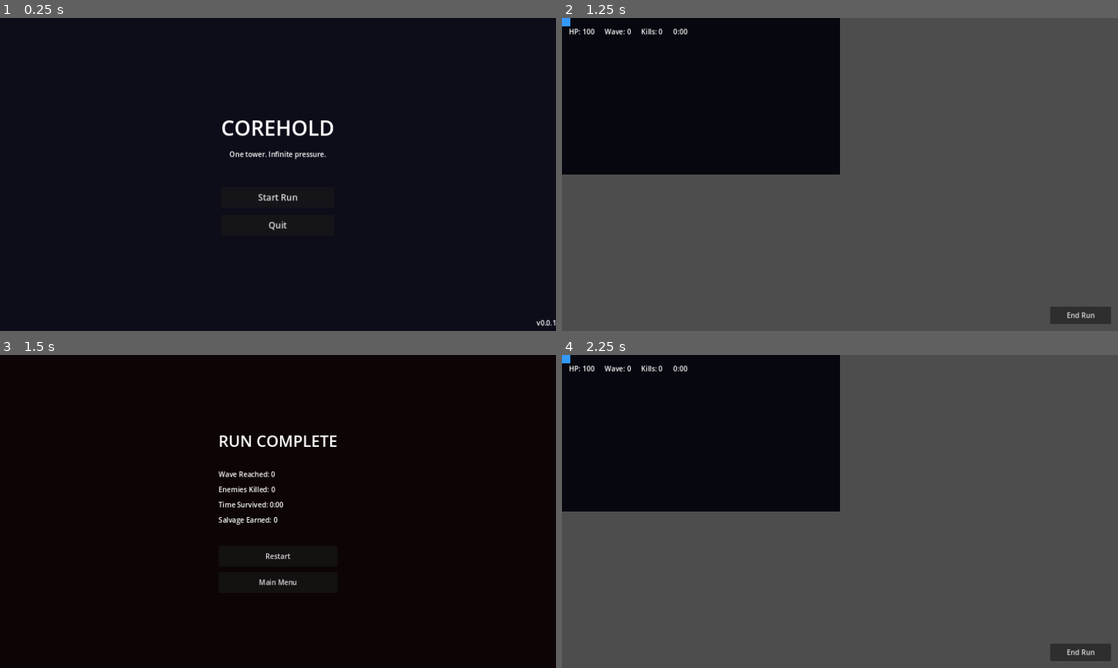
Above: before the commit, frames 1-4 (two rows, left to right).
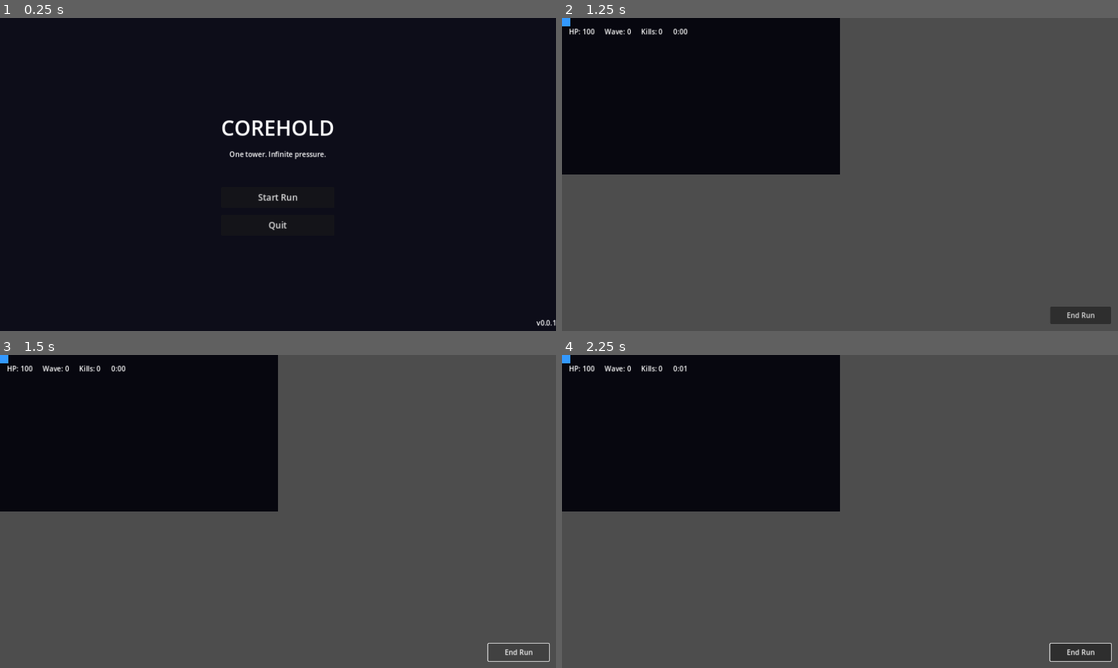
Above: after the commit, the same moments.

Repository: Mnehmos/corehold
Game: Godot game, scene res://scenes/MainMenu.tscn
The game is run twice, just before and just after one commit, with the same random seed, the same clock (stepped at 60 frames per second) and the same inputs.
Inputs (mouse positions are in pixels of both pictures, inside the frame that each line leads up to):
- Up to frame 1 (0.25 s): no input
- Up to frame 2 (1.25 s): click "Start Run" at 0.5 s
- Up to frame 3 (1.5 s): click "End Run" at 1.25 s
- Up to frame 4 (2.25 s): click (840, 555) at 2 s, where only the run before the commit has a clickable "Restart"

Frames 1-2 are identical in both runs. In frame 3, 76% of the frame differs, in the area x 0-100%, y 0-100%; in frame 4, less than 0.1%.
Error after the commit: Parse Error: Identifier "JsonLoader" not declared in the current scope. (res://scripts/core/GameState.gd:34)

Commit message:
feat: wire JSON data loading into GameState on game start (closes #4)
- Load weapons, enemies, upgrades, waves data in GameState._ready()
- Add validation with clear error reporting for missing/empty data
- Add get_weapon_by_id and get_enemy_by_id lookup helpers
- Print loaded counts to console for verification

Diff:
--- a/scripts/core/GameState.gd
+++ b/scripts/core/GameState.gd
@@ -21,8 +21,50 @@
 var best_time: float = 0.0
 var best_salvage: int = 0
 
+## Loaded game data available to all systems.
+var weapons_data: Array = []
+var enemies_data: Array = []
+var upgrades_data: Array = []
+var waves_data: Dictionary = {}
+
 func _ready() -> void:
-	pass
+	_load_game_data()
+
+func _load_game_data() -> void:
+	weapons_data = JsonLoader.load_data_array("weapons.json")
+	enemies_data = JsonLoader.load_data_array("enemies.json")
+	upgrades_data = JsonLoader.load_data_array("upgrades.json")
+	waves_data = JsonLoader.load_json("res://data/waves.json")
+	_validate_loaded_data()
+
+func _validate_loaded_data() -> void:
+	if weapons_data.is_empty():
+		push_error("GameState: weapons.json loaded empty — no weapons available.")
+	if enemies_data.is_empty():
+		push_error("GameState: enemies.json loaded empty — no enemies available.")
+	if weapons_data.size() > 0:
+		print("GameState: Loaded %d weapons." % weapons_data.size())
+	if enemies_data.size() > 0:
+		print("GameState: Loaded %d enemies." % enemies_data.size())
+	if upgrades_data.size() > 0:
+		print("GameState: Loaded %d upgrades." % upgrades_data.size())
+	if not waves_data.is_empty():
+		var wave_count: int = waves_data.get("waves", []).size()
+		print("GameState: Loaded %d wave definitions." % wave_count)
+
+func get_weapon_by_id(weapon_id: String) -> Dictionary:
+	for weapon in weapons_data:
+		if weapon.get("id", "") == weapon_id:
+			return weapon
+	push_warning("GameState: Weapon '%s' not found." % weapon_id)
+	return {}
+
+func get_enemy_by_id(enemy_id: String) -> Dictionary:
+	for enemy in enemies_data:
+		if enemy.get("id", "") == enemy_id:
+			return enemy
+	push_warning("GameState: Enemy '%s' not found." % enemy_id)
+	return {}
 
 func record_run(wave: int, kills: int, run_salvage: int, time_survived: float) -> void:
 	runs_completed += 1
